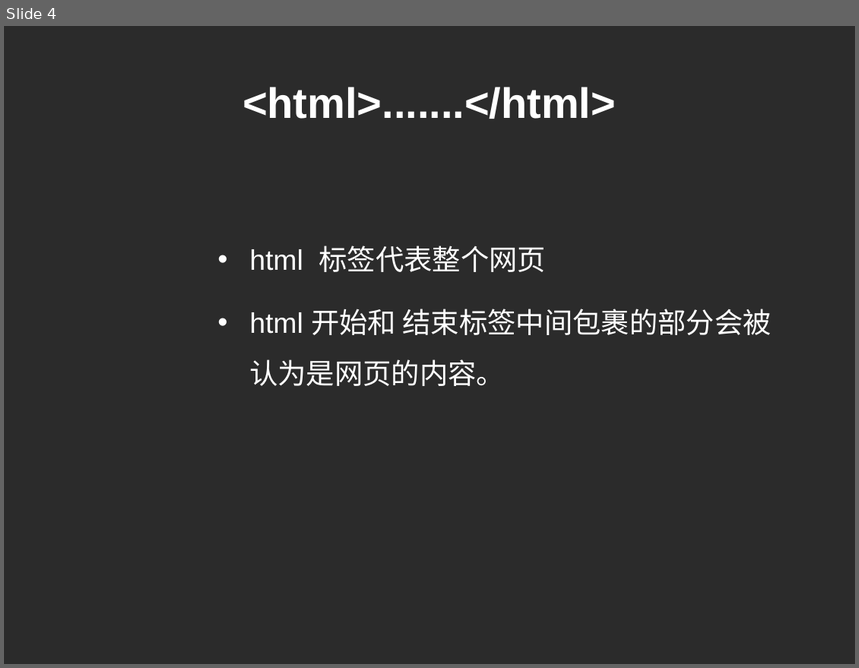
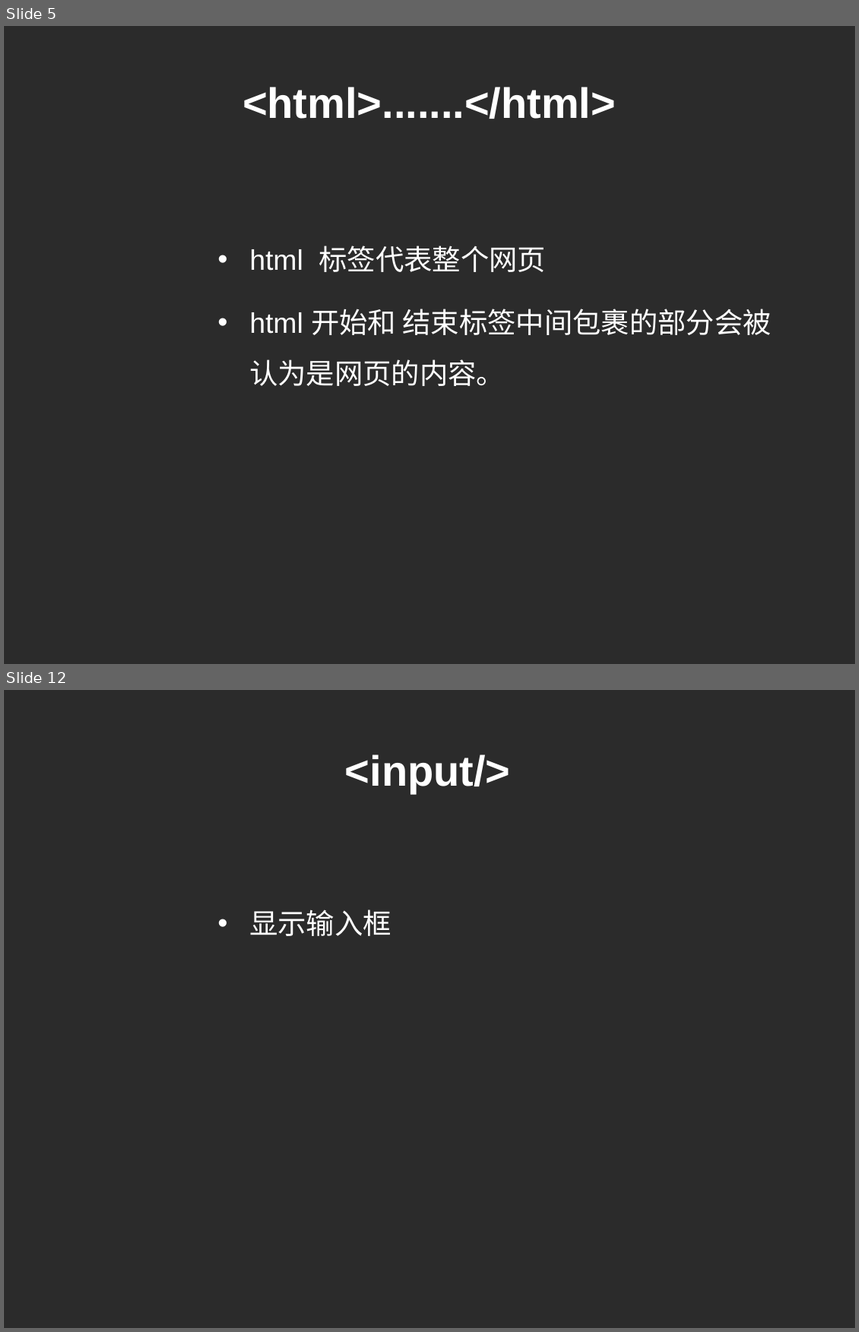
Before and after one commit to cd-vr1class/homework, a slide deck: ppt/7-4html基础.ppt. Shown one above the other, each under a label of ours: slide 4 before the commit, slides 5 and 12 after it; the slides between them are not shown. The pictures are 859x668 and 859x1332 pixels, drawn with LibreOffice and Linux fonts; fonts in the diff are those of the drawing; background and template pictures are left out; a plain dark background stands for a picture behind light text. Boxes give left, top, right and bottom in pixels: in the first picture for what was removed or moved away, otherwise in the second. Text is boxed around its words. In the diff, an @@ line names an element or a change of style, - is before the commit and + after.

```diff
--- a/ppt/7-4html基础.ppt
+++ b/ppt/7-4html基础.ppt
@@ slide 12 added at <box>4,690,855,1328</box>, background picture (left out) @@
@@ title added at <box>345,755,510,793</box>, 36 pt, text #FFFFFF, bold @@
+<input/>
@@ text added at <box>249,910,392,936</box>, 24 pt, text #FFFFFF @@
+• 显示输入框
@@ what was slide 4 is now slide 5 @@
```
Also in this commit, not shown: 1 slide changed, 8 other slides added, 6 other files.
